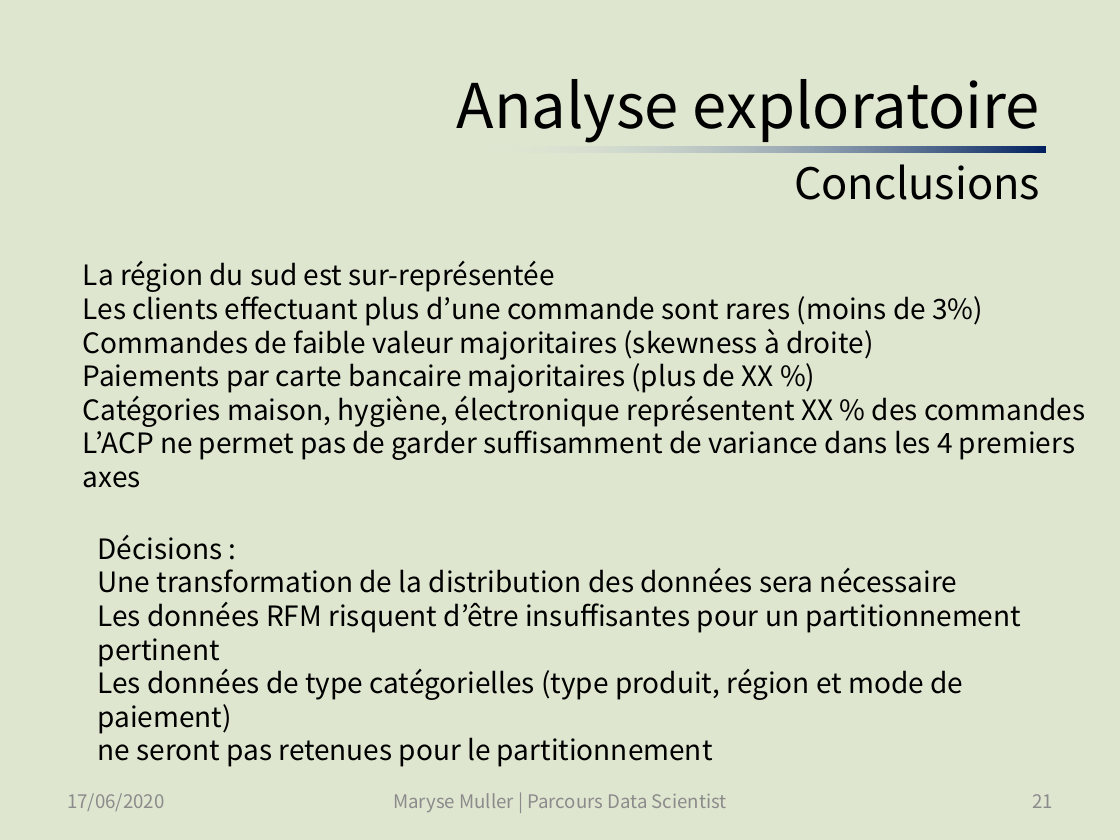
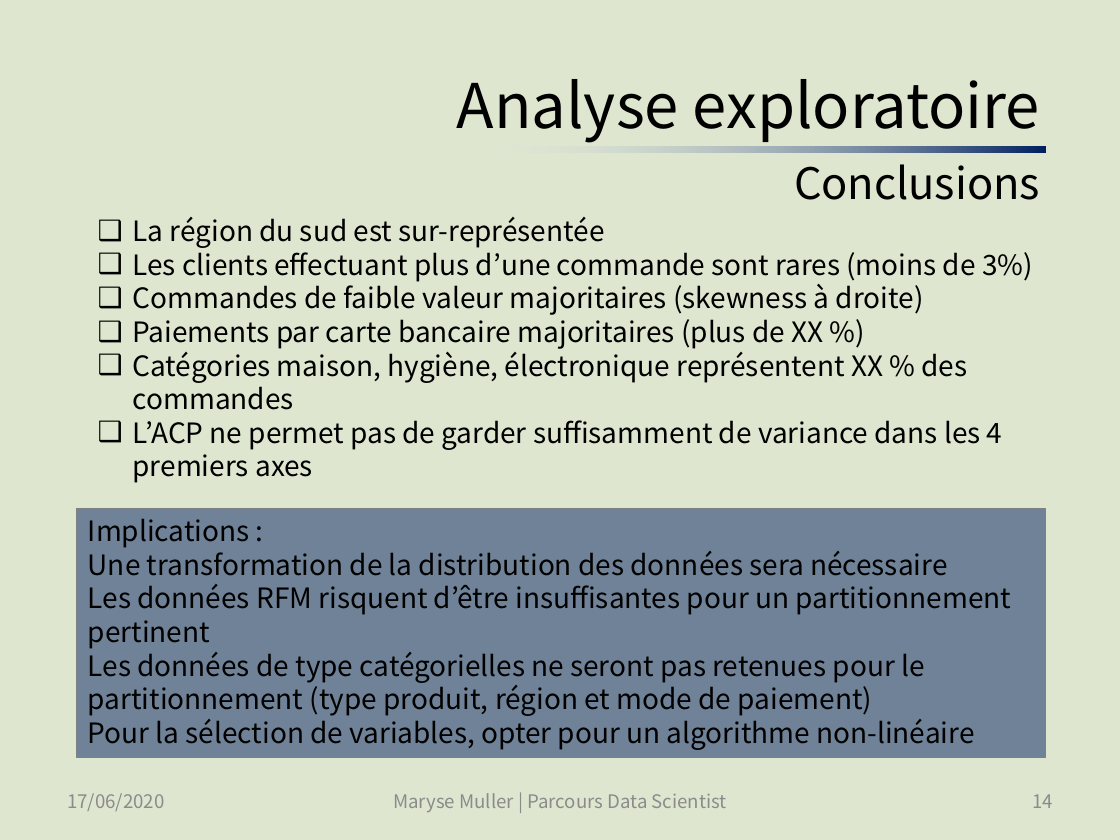
Before and after one commit to SmellyArmure/OC_DS_Project5, a slide deck: slide 14 of PRESENTATION/Projet5.pptx (slide 21 before the commit). Drawn at 1120x840 pixels with LibreOffice and Linux fonts; fonts in the diff are those of the drawing. Boxes give left, top, right and bottom in pixels: in the first picture for what was removed or moved away, otherwise in the second. Text is boxed around its words. In the diff, an @@ line names an element or a change of style, - is before the commit and + after.

```diff
--- a/PRESENTATION/Projet5.pptx
+++ b/PRESENTATION/Projet5.pptx
@@ text "La région du sud est ...": place and size @@
-text "La région du sud est ..." at box(83, 261, 1085, 460)
+text "La région du sud est ..." at box(133, 217, 1033, 483)
@@ text "La région du sud est ..." at box(133, 217, 1033, 483): bullet none to ❑ @@
@@ rectangle "Implications :": place and size @@
-rectangle "Implications :" at box(98, 535, 1021, 767)
+rectangle "Implications :" at box(77, 508, 1046, 757)
@@ rectangle "Implications :" at box(77, 508, 1046, 757): fill none to #002060 at 50% opacity; outline none to #808080 0.5 pt @@
@@ text in rectangle at box(88, 518, 250, 548): text changed @@
-Décisions :
+Implications :
@@ text in rectangle at box(88, 648, 974, 750): text changed @@
-Les données de type catégorielles (type produit, région et mode de paiement)
-ne seront pas retenues pour le partitionnement
+Les données de type catégorielles ne seront pas retenues pour le partitionnement (type produit, région et mode de paiement)
+Pour la sélection de variables, opter pour un algorithme non-linéaire
@@ page number at box(1032, 794, 1053, 808): text changed @@
-21
+14
```
Also in this commit, not shown: 22 other slides changed, 8 slides added, 2 slides removed, 4 other files.
